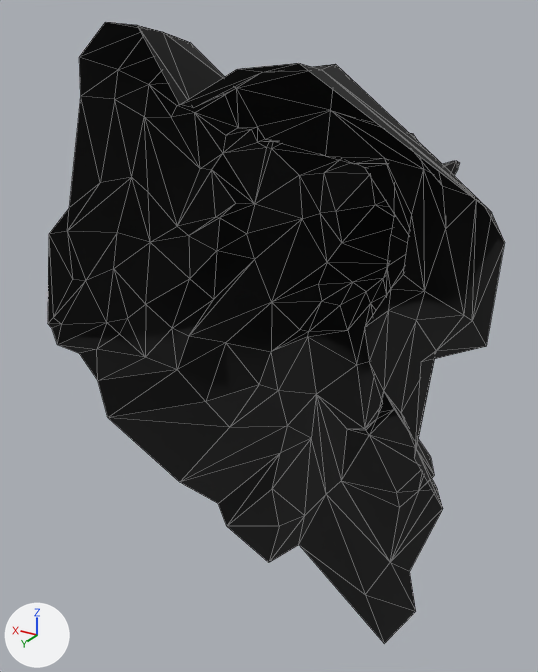
The OBJ model sceneobjs/huodong_fuben_402/huodong_fuben_402_huoshitou_01.obj: old version first, new version second.
Both versions are drawn from a camera (50 mm lens) standing at (-985.0, 1477.0, 726.0) and looking at (230.0, -546.0, -286.0). The axes (+X, +Y, +Z) are drawn at lower left. The lights are the same throughout. Mesh edges are drawn as thin lines. Where no turn or scale is listed for an object, it has been applied to the vertices.

Names of what the first picture shows: 'huodong_fuben_402_huoshitou_01'.
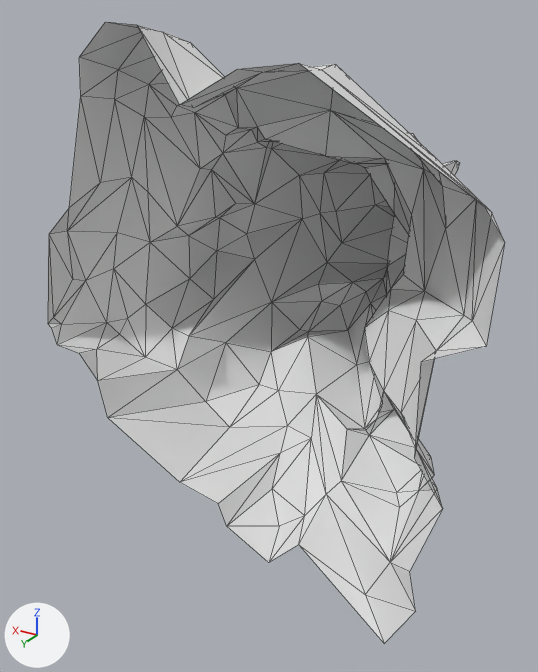
The change, as a list of edits to the scene's bpy script:
```text
Add mat_material_1_1:
    mat_material_1_1 = principled_material('material_1')
    mat_material_1_1.base_color = (0.8, 0.8, 0.8)  # white #e7e7e7
    mat_material_1_1.roughness = 1.0
Change me_huodong_fuben_402_huoshitou_01:
    where me_huodong_fuben_402_huoshitou_01.from_pydata(...)  # 211 vertices, 391 faces; spans x -650.0..650.0, y -1776.0..122.0, z -712.0..712.0
    remove me_huodong_fuben_402_huoshitou_01.materials.append(mat_material_1)  # picture img_huodong_fuben_402_huoshitou_01_01_png
    add me_huodong_fuben_402_huoshitou_01.materials.append(mat_material_1_1)  # white #e7e7e7
```

Where the change shows, as pixel boxes [x1, y1, x2, y2] in the pictures (538 x 672 px):
'huodong_fuben_402_huoshitou_01', recoloured (black to grey): [48, 22, 505, 644] in both
